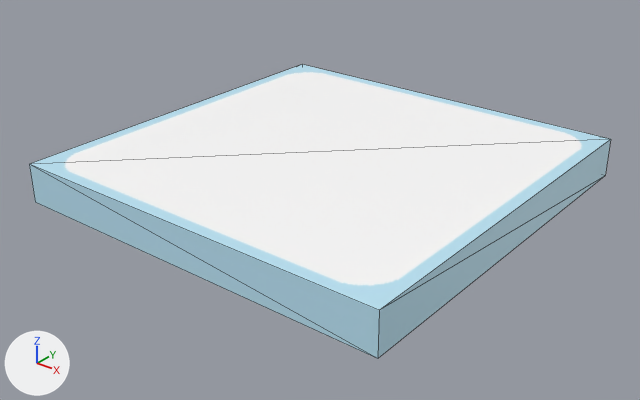
The glTF model project/assets/main/nurikabe/tile_blank_1.glb, before and after one commit.
One viewpoint serves both versions: a 50 mm lens placed at (1.222, -1.564, 0.929), pointed at (0.014, -0.055, -0.006). Lighting does not change. The marker at lower left points along +X, +Y and +Z. The first picture is the older version. Mesh edges are drawn as thin lines. Vertices at exactly the same position are counted once.

In view in the first picture: 'obj_tile_blank_1'.
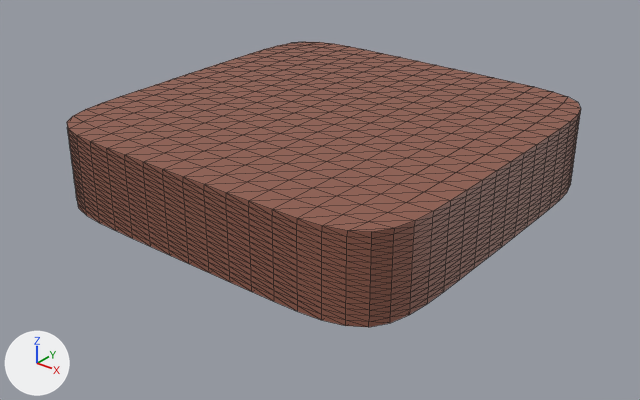
Changed parts and their boxes (x1, y1, x2, y2) in the pictures (640 x 400 px):
'obj_tile_blank_1', reshaped, rescaled, recoloured (12% narrower)
    before: (29, 64, 611, 359)
    after: (67, 42, 581, 327)

What changed in the scene script:
```text
Add mat_material_006:
    mat_material_006 = principled_material('Material.006')
    mat_material_006.base_color = (0.283, 0.107, 0.0723)  # brown #915c4c
Change me_cube_001:
    used by ob_obj_tile_blank_1; location = (0.0, 0.0, 0.0)
    remove me_cube_001.from_pydata(...)  # 8 vertices, 12 faces; spans x -0.5..0.5, y -0.5..0.5, z 0.0..0.1
    remove me_cube_001.materials.append(mat_material_001)  # picture img_tile_blank_1
    add me_cube_001.from_pydata(...)  # 1538 vertices, 3072 faces; spans x -0.5..0.5, y -0.5..0.5, z 0.0..0.2
    me_cube_001 part 1: 8 vertices removed from x -0.5..0.5, y -0.5..0.5, z 0.0..0.1; 1538 vertices added at x -0.5..0.5, y -0.5..0.5, z 0.0..0.2
    add me_cube_001.materials.append(mat_material_006)  # brown #915c4c
Change ob_obj_tile_blank_1:
    ob_obj_tile_blank_1.scale: (1.0, 1.0, 1.0) -> (0.95, 0.95, 1.0)
```
